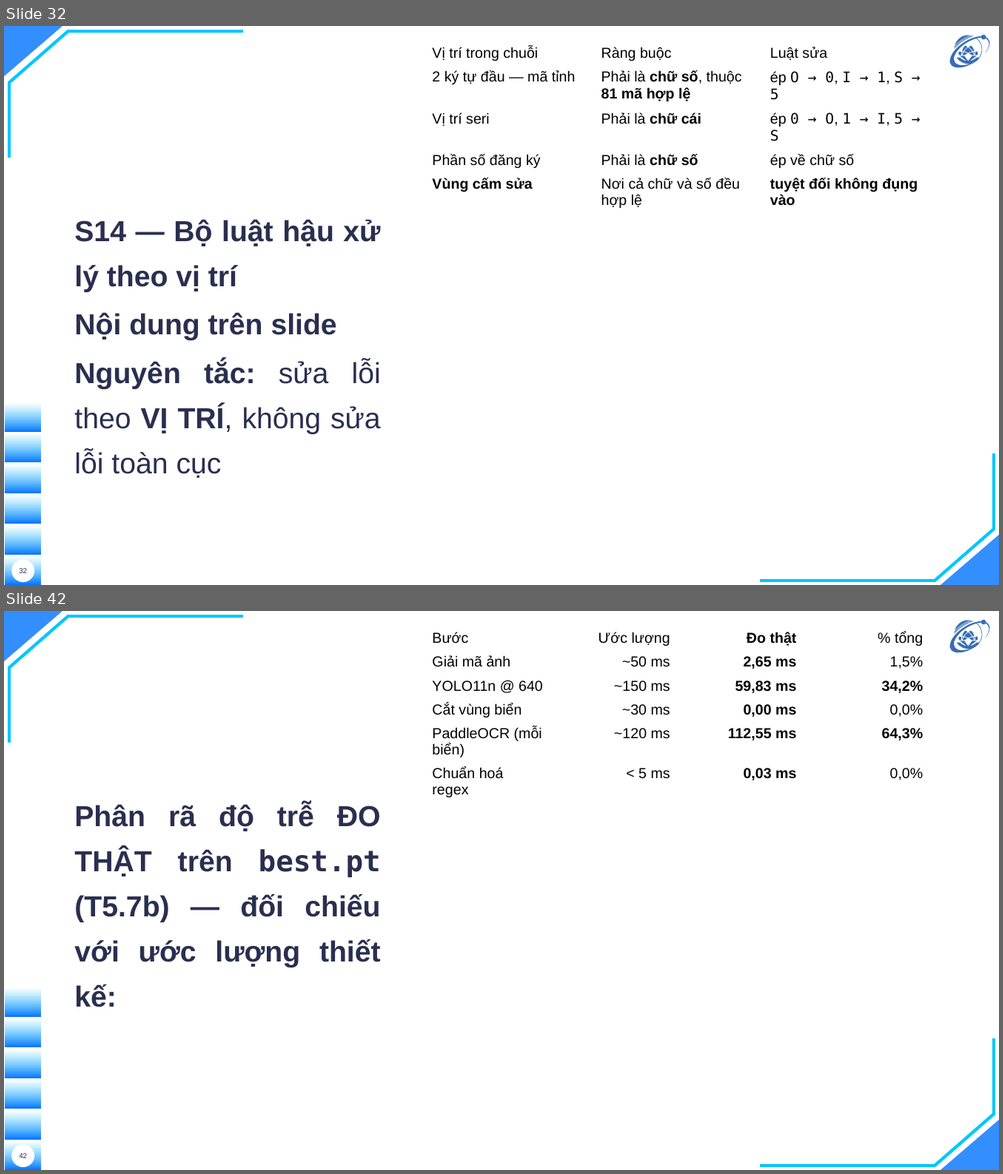
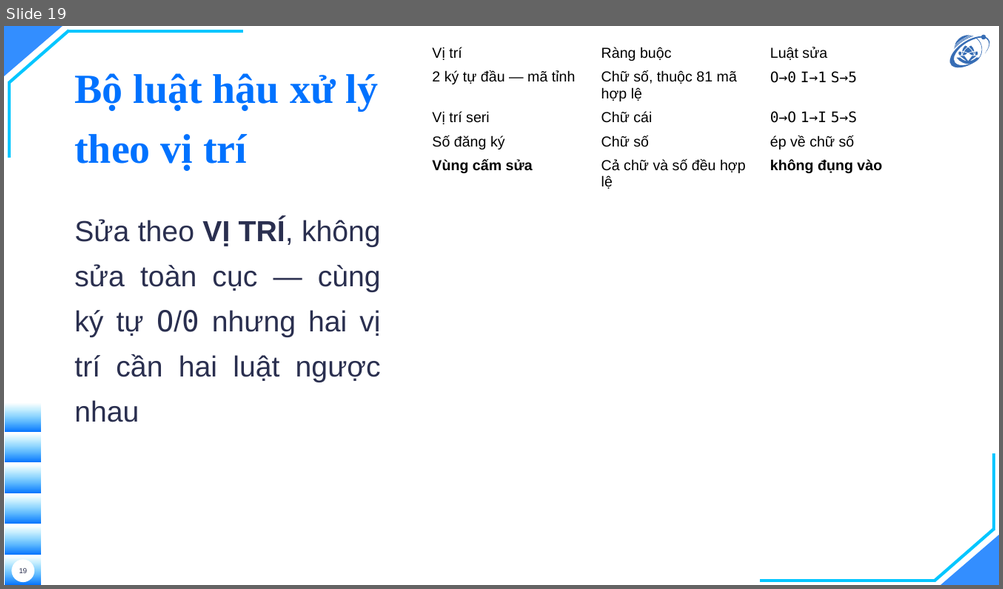
Before and after one commit to hieunguyen2604/alpr-do-an-mon-hoc, a slide deck: docs/slides/slides.pptx. Shown one above the other, each under a label of ours: slides 32 and 42 before the commit, slide 19 after it; the slides between them are not shown. The pictures are 1003x1174 and 1003x589 pixels, drawn with LibreOffice and Linux fonts; fonts in the diff are those of the drawing; background and template pictures are left out. Boxes give left, top, right and bottom in pixels: in the first picture for what was removed or moved away, otherwise in the second. Text is boxed around its words. In the diff, an @@ line names an element or a change of style, - is before the commit and + after.

```diff
--- a/docs/slides/slides.pptx
+++ b/docs/slides/slides.pptx
@@ slide 42 removed at [4,611,999,1170], background picture (left out); not listed: 16 template elements that a slide beside it also shows @@
@@ table removed at [425,627,929,1114], 6 rows, 4 columns @@
-Bước | Ước lượng | Đo thật | % tổng
-Giải mã ảnh | ~50 ms | 2,65 ms | 1,5%
-YOLO11n @ 640 | ~150 ms | 59,83 ms | 34,2%
-Cắt vùng biển | ~30 ms | 0,00 ms | 0,0%
-PaddleOCR (mỗi biển) | ~120 ms | 112,55 ms | 64,3%
-Chuẩn hoá regex | < 5 ms | 0,03 ms | 0,0%
@@ text removed at [74,803,381,1008] @@
-Phân rã độ trễ ĐO THẬT trên best.pt (T5.7b) — đối chiếu với ước lượng thiết kế:
@@ page number removed at [19,1153,27,1159] @@
-42
@@ what was slide 32 is now slide 19 @@
@@ slide 19 changed as well @@
@@ table at [425,42,930,529] @@
-row 1, column 1: Vị trí trong chuỗi
+row 1, column 1: Vị trí
-row 2, column 2: Phải là chữ số, thuộc 81 mã hợp lệ
+row 2, column 2: Chữ số, thuộc 81 mã hợp lệ
-row 2, column 3: ép O → 0, I → 1, S → 5
+row 2, column 3: O→0 I→1 S→5
-row 3, column 2: Phải là chữ cái
+row 3, column 2: Chữ cái
-row 3, column 3: ép 0 → O, 1 → I, 5 → S
+row 3, column 3: 0→O 1→I 5→S
-row 4, column 1: Phần số đăng ký
+row 4, column 1: Số đăng ký
-row 4, column 2: Phải là chữ số
+row 4, column 2: Chữ số
-row 5, column 2: Nơi cả chữ và số đều hợp lệ
+row 5, column 2: Cả chữ và số đều hợp lệ
-row 5, column 3: tuyệt đối không đụng vào
+row 5, column 3: không đụng vào
@@ title added at [74,73,378,170], 40 pt, text #0072FF, bold @@
+Bộ luật hậu xử lý theo vị trí
@@ text at [74,218,381,423]: text changed; bold off @@
-S14 — Bộ luật hậu xử lý theo vị trí
-Nội dung trên slide
-Nguyên tắc: sửa lỗi theo VỊ TRÍ, không sửa lỗi toàn cục
+Sửa theo VỊ TRÍ, không sửa toàn cục — cùng ký tự O/0 nhưng hai vị trí cần hai luật ngược nhau
@@ page number at [19,568,27,574]: text changed @@
-32
+19
```
Also in this commit, not shown: 18 other slides changed, 9 slides added, 31 other slides removed, 5 other files.
